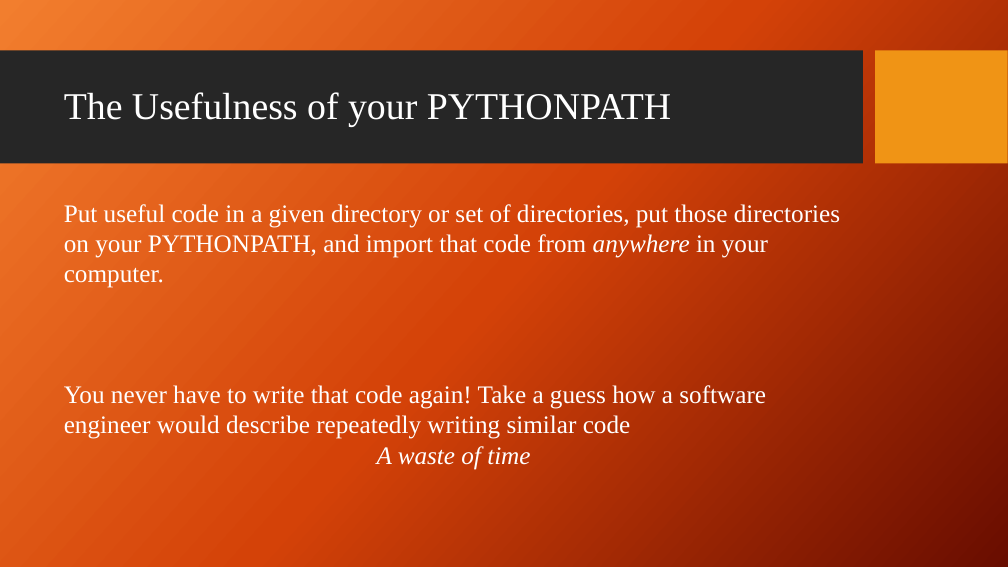
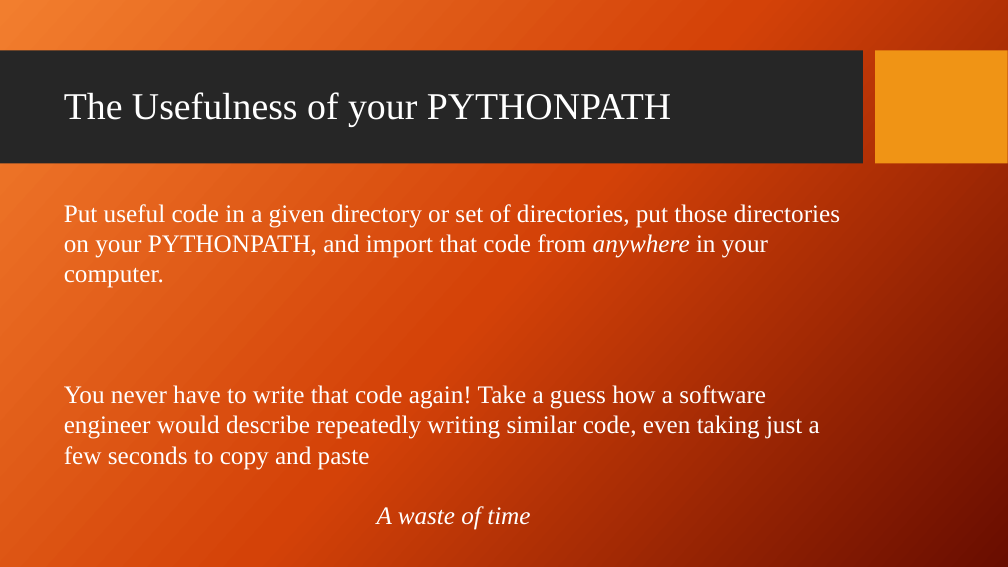
Before and after one commit to giganano/PythonBootcamp, a slide deck: slide 15 of slides/imports.pptx. Drawn at 1008x567 pixels with LibreOffice and Linux fonts; fonts in the diff are those of the drawing; background and template pictures are left out. Boxes give left, top, right and bottom in pixels: in the first picture for what was removed or moved away, otherwise in the second. Text is boxed around its words. In the diff, an @@ line names an element or a change of style, - is before the commit and + after.

```diff
--- a/slides/imports.pptx
+++ b/slides/imports.pptx
@@ text at box(64, 385, 820, 470): text changed @@
-You never have to write that code again! Take a guess how a software engineer would describe repeatedly writing similar code
+You never have to write that code again! Take a guess how a software engineer would describe repeatedly writing similar code, even taking just a few seconds to copy and paste
```
Also in this commit, not shown: 4 other slides changed, 3 other files.
